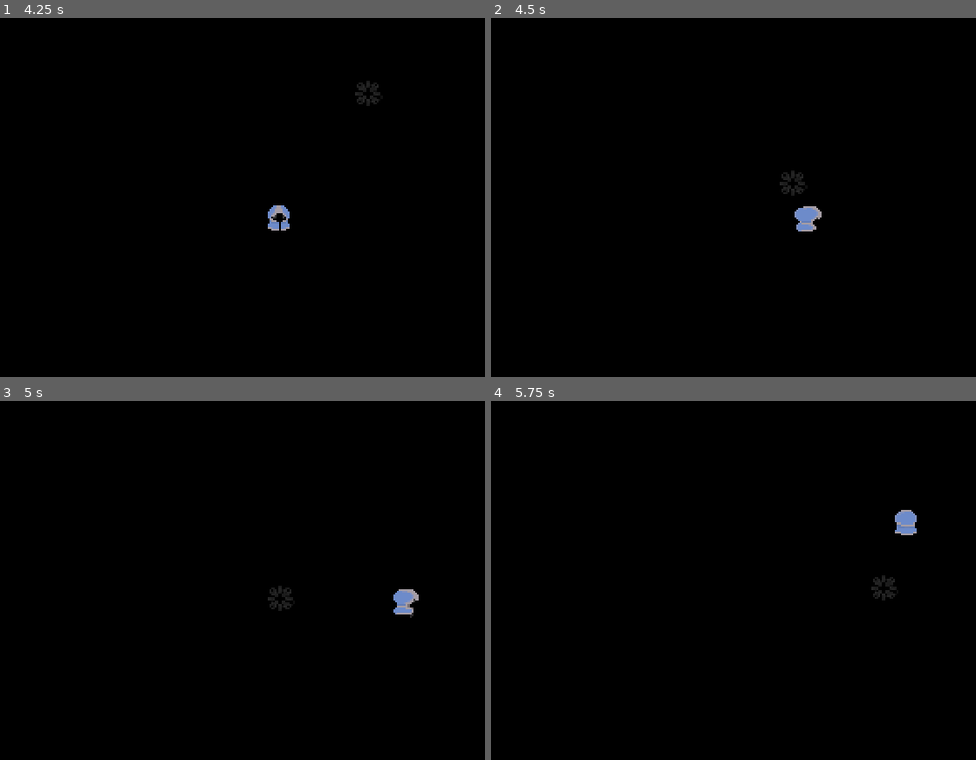
Above: before the commit, frames 1-4 (two rows, left to right).
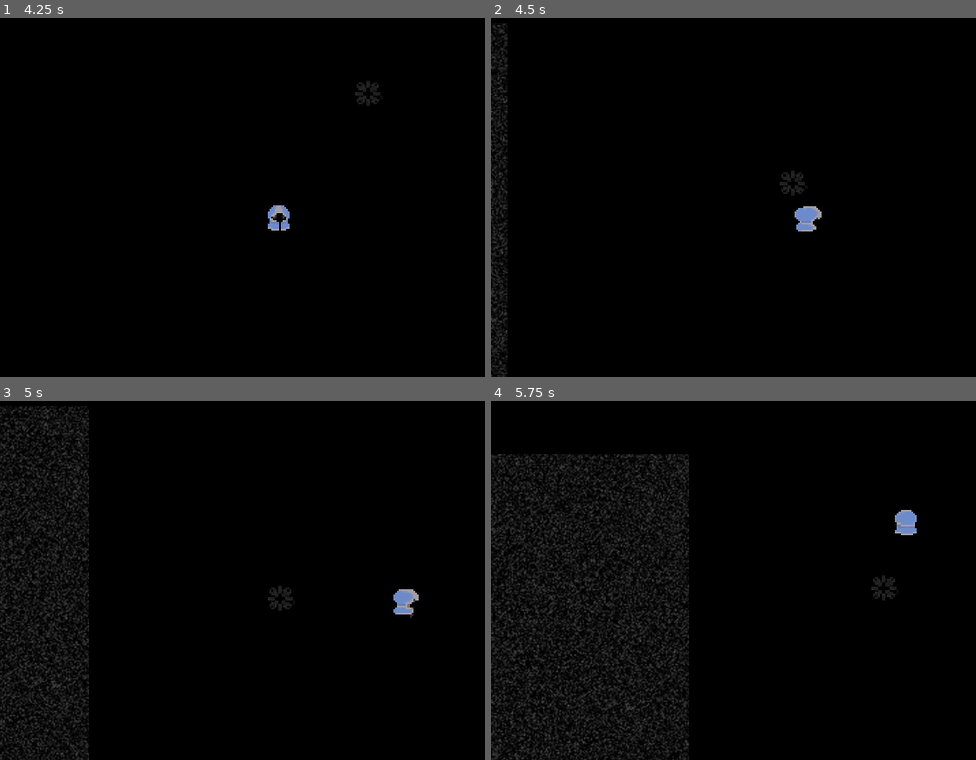
Above: after the commit, the same moments.

Repository: huckmon/PSGJ14
Game: Godot game, scene res://Levels/test_scene.tscn
Same seed, same stepped clock (60 frames per second), same inputs: the game is played once before the commit and once after it. This scene is started directly instead of the project's main scene.
Inputs (mouse positions are in pixels of both pictures, inside the frame that each line leads up to):
- Up to frame 1 (4.25 s): tap Enter at 0.5 s; move the mouse to (315, 258) at 0.52 s; press the mouse at (315, 258) at 0.53 s; hold W (up) 0.53-2.03 s; move the mouse to (outside the picture) at 1.27 s; release the mouse at (outside the picture) at 1.28 s; click (outside the picture) at 1.35 s; move the mouse to (140, 122) at 2.02 s; press the mouse at (140, 122) at 2.03 s; hold A (left) 2.03-3.53 s; move the mouse to (383, 179) at 2.77 s; release the mouse at (383, 179) at 2.78 s; click (383, 179) at 2.85 s; move the mouse to (242, 82) at 3.52 s; press the mouse at (242, 82) at 3.53 s; hold S (down) from 3.53 s (still down)
- Up to frame 2 (4.5 s): move the mouse to (outside the picture) at 4.27 s; release S (down) at 4.28 s; release the mouse at (outside the picture) at 4.28 s; hold D (right) from 4.28 s (still down); click (outside the picture) at 4.35 s
- Up to frame 3 (5 s): keep holding D (right)
- Up to frame 4 (5.75 s): move the mouse to (699, 584) at 5.02 s; release D (right) at 5.03 s; press the mouse at (699, 584) at 5.03 s; hold W (up) from 5.03 s (still down)

Frame 1 is identical in both runs. In frame 2, 1.0% of the frame differs, in the area x 0-4%, y 1-100%; in frame 3, 5.5%; in frame 4, 11%, in the area x 0-41%, y 14-100%.

Commit message:
Audio added to swarm

Diff:
--- a/Levels/test_scene.tscn
+++ b/Levels/test_scene.tscn
@@ -1,7 +1,8 @@
-[gd_scene load_steps=3 format=3 uid="uid://bw77l3o0rguuc"]
+[gd_scene load_steps=4 format=3 uid="uid://bw77l3o0rguuc"]
 
 [ext_resource type="PackedScene" uid="uid://cdeukbqo2xeb0" path="res://Objects/player.tscn" id="1_gm0e6"]
 [ext_resource type="PackedScene" uid="uid://d1k677sekqj7w" path="res://Objects/enemy.tscn" id="2_l18vc"]
+[ext_resource type="PackedScene" uid="uid://danf1m8w0kbh4" path="res://Objects/swarm_large.tscn" id="3_fqtst"]
 
 [node name="test_scene" type="Node2D"]
 
@@ -17,3 +18,6 @@
 
 [node name="enemy" parent="." instance=ExtResource("2_l18vc")]
 position = Vector2(64, 5)
+
+[node name="swarm_large" parent="." instance=ExtResource("3_fqtst")]
+position = Vector2(-847, 8)
--- a/Objects/player.tscn
+++ b/Objects/player.tscn
@@ -432,6 +432,8 @@
 parameters/Idle/blend_position = Vector2(-0.0163522, 0.964317)
 parameters/Walk/blend_position = Vector2(0, 0)
 
+[node name="AudioListener2D" type="AudioListener2D" parent="."]
+
 [connection signal="body_entered" from="player_hitbox" to="." method="_on_player_hitbox_body_entered"]
 [connection signal="body_exited" from="player_hitbox" to="." method="_on_player_hitbox_body_exited"]
 [connection signal="timeout" from="damage_cooldown" to="." method="_on_damage_cooldown_timeout"]
--- a/Objects/swarm_large.tscn
+++ b/Objects/swarm_large.tscn
@@ -1,8 +1,9 @@
-[gd_scene load_steps=12 format=3 uid="uid://danf1m8w0kbh4"]
+[gd_scene load_steps=13 format=3 uid="uid://danf1m8w0kbh4"]
 
 [ext_resource type="Script" path="res://Objects/swarm_large.gd" id="1_358yx"]
 [ext_resource type="Texture2D" uid="uid://c3txuhc1sabkx" path="res://Assets/Art/Tilemap/SwarmStandinSingle.png" id="1_nlrb6"]
 [ext_resource type="Shader" path="res://Objects/swarm_large.gdshader" id="2_mv1u5"]
+[ext_resource type="AudioStream" uid="uid://cvoxtp4m5vl6x" path="res://Assets/audio/swarm_rumble.mp3" id="4_lhxcf"]
 
 [sub_resource type="Gradient" id="Gradient_st7uk"]
 offsets = PackedFloat32Array(0.422969, 0.994398, 1)
@@ -73,3 +74,9 @@
 libraries = {
 "": SubResource("AnimationLibrary_orlx7")
 }
+
+[node name="AudioStreamPlayer2D" type="AudioStreamPlayer2D" parent="."]
+stream = ExtResource("4_lhxcf")
+volume_db = -0.5
+autoplay = true
+attenuation = 8.0
Not shown, added: Assets/audio/swarm_rumble.mp3.import
Not shown, added: Assets/audio/swarm_rumble.mp3
